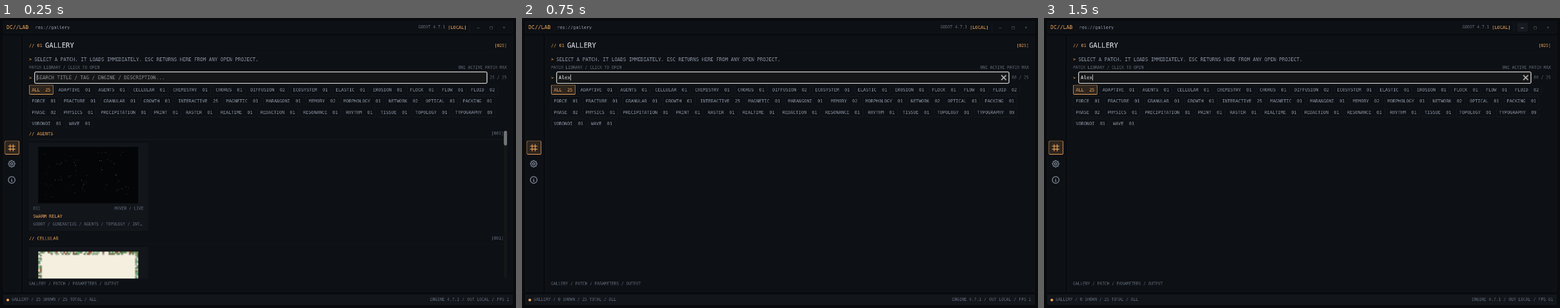
Above: before the commit, frames 1-3 (left to right).
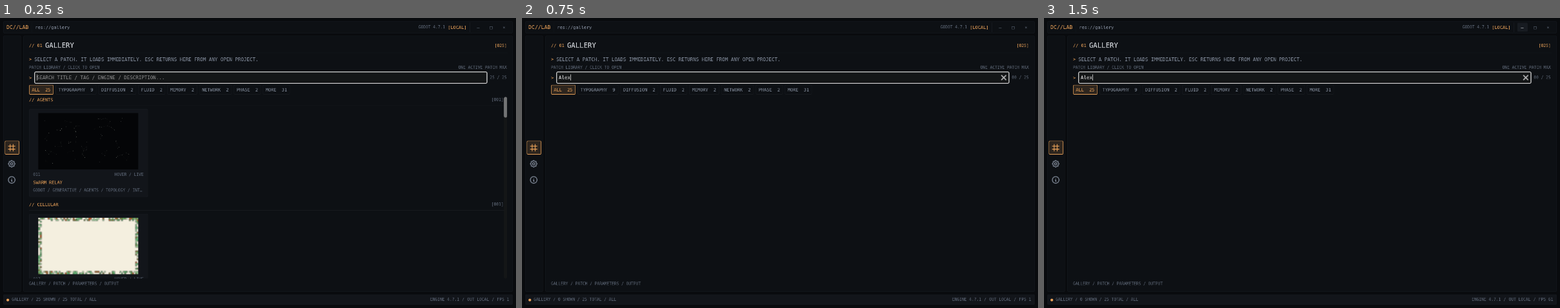
Above: after the commit, the same moments.

Repository: Rzbck/godot-creative-lab
Game: Godot game, scene res://app/main/main_runtime.tscn
The game is run twice, just before and just after one commit, with the same random seed, the same clock (stepped at 60 frames per second) and the same inputs.
Inputs (mouse positions are in pixels of both pictures, inside the frame that each line leads up to):
- Up to frame 1 (0.25 s): no input
- Up to frame 2 (0.75 s): click (785, 78) at 0.52 s; type "Alex" at 0.6 s
- Up to frame 3 (1.5 s): click "–" at 1.25 s

The runs differ from the first frame. In frame 1, 4.9% of the frame differs, in the area x 5-99%, y 24-90%; in frame 2, 1.3%; in frame 3, 1.3%.

Commit message:
feat: enable adaptive gallery tag rail

Diff:
--- a/app/main/main_runtime.tscn
+++ b/app/main/main_runtime.tscn
@@ -1,7 +1,7 @@
 [gd_scene load_steps=3 format=3]
 
 [ext_resource type="PackedScene" path="res://app/main/main.tscn" id="1_base"]
-[ext_resource type="Script" path="res://app/main/main_runtime_gallery_organizer.gd" id="2_runtime"]
+[ext_resource type="Script" path="res://app/main/main_runtime_gallery_adaptive_filters.gd" id="2_runtime"]
 
 [node name="Main" instance=ExtResource("1_base")]
 script = ExtResource("2_runtime")
